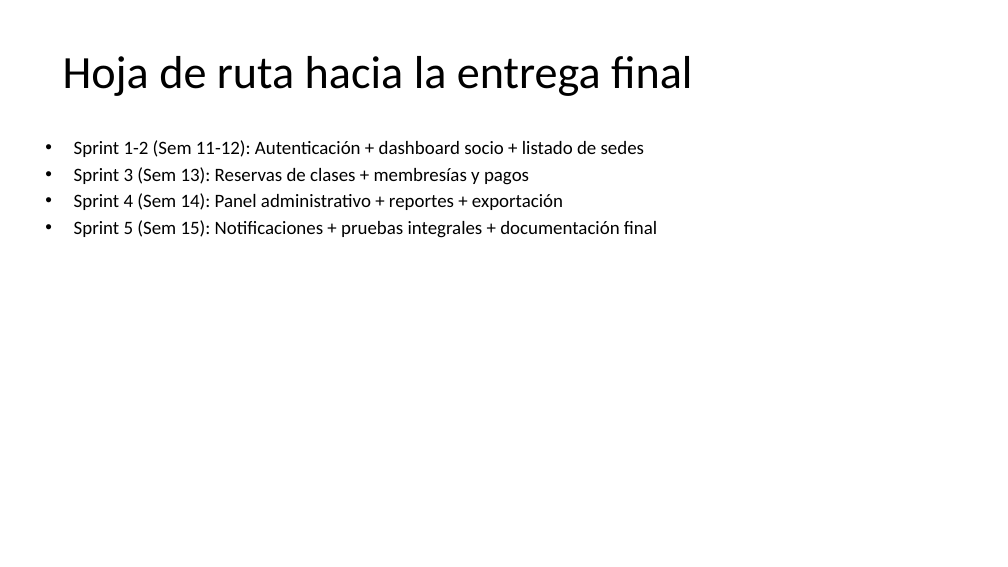
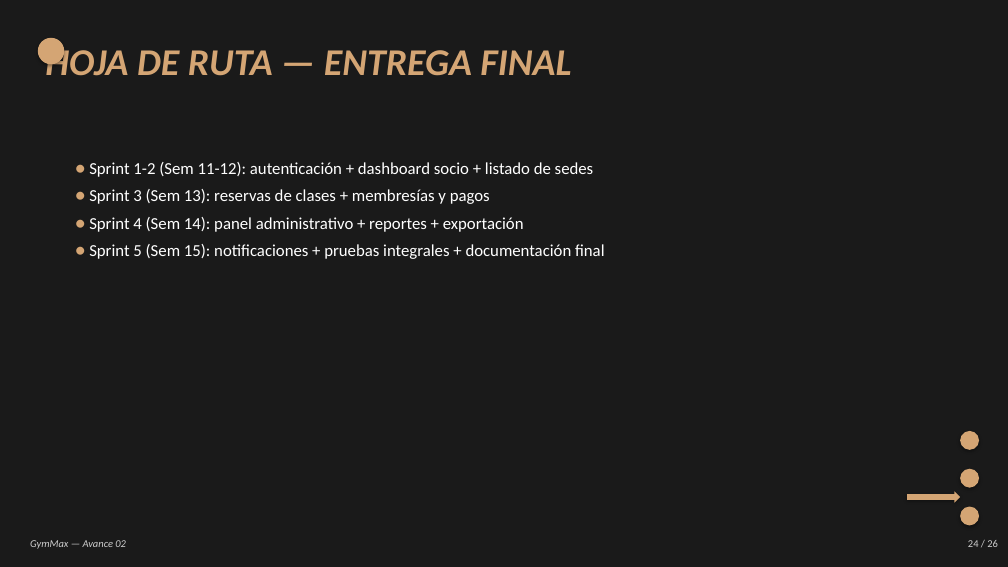
Before and after one commit to DPI9/gymmax-grupo3, a slide deck: slide 24 of Avance02/GymMax_Avance02.pptx. Drawn at 1008x567 pixels with LibreOffice and Linux fonts; fonts in the diff are those of the drawing. Boxes give left, top, right and bottom in pixels: in the first picture for what was removed or moved away, otherwise in the second. Text is boxed around its words. In the diff, an @@ line names an element or a change of style, - is before the commit and + after.

Commit message:
Mejorar PowerPoint con estilo visual del Avance 01 (fondo negro, beige, italic)

```diff
--- a/Avance02/GymMax_Avance02.pptx
+++ b/Avance02/GymMax_Avance02.pptx
@@ background #FFFFFF to #1A1A1A @@
@@ ellipse added at (38, 38, 64, 64), fill #D4A574 @@
@@ text at (45, 44, 571, 76): text changed; size 44 to 36 pt; text colour #000000 to #D4A574; bold on; italic on @@
-Hoja de ruta hacia la entrega final
+HOJA DE RUTA — ENTREGA FINAL
@@ text "HOJA DE RUTA — ENTREGA ..." at (45, 44, 571, 76): vertical alignment middle to top @@
@@ text at (89, 162, 605, 259): text changed; size 18 to 16 pt; text colour #000000 to #FFFFFF @@
-• Sprint 1-2 (Sem 11-12): Autenticación + dashboard socio + listado de sedes
-• Sprint 3 (Sem 13): Reservas de clases + membresías y pagos
-• Sprint 4 (Sem 14): Panel administrativo + reportes + exportación
-• Sprint 5 (Sem 15): Notificaciones + pruebas integrales + documentación final
+• Sprint 1-2 (Sem 11-12): autenticación + dashboard socio + listado de sedes
+• Sprint 3 (Sem 13): reservas de clases + membresías y pagos
+• Sprint 4 (Sem 14): panel administrativo + reportes + exportación
+• Sprint 5 (Sem 15): notificaciones + pruebas integrales + documentación final
@@ ellipse added at (960, 431, 979, 450), fill #D4A574 @@
@@ ellipse added at (960, 469, 979, 488), fill #D4A574 @@
@@ right arrow added at (907, 492, 960, 503), fill #D4A574 @@
@@ ellipse added at (960, 507, 979, 526), fill #D4A574 @@
@@ text added at (30, 540, 126, 549), 10 pt, text #CCCCCC, italic @@
+GymMax — Avance 02
@@ text added at (968, 540, 998, 547), 10 pt, text #CCCCCC @@
+24 / 26
```
Also in this commit, not shown: 19 other slides changed, 6 slides added, 6 slides removed, 4 other files.
